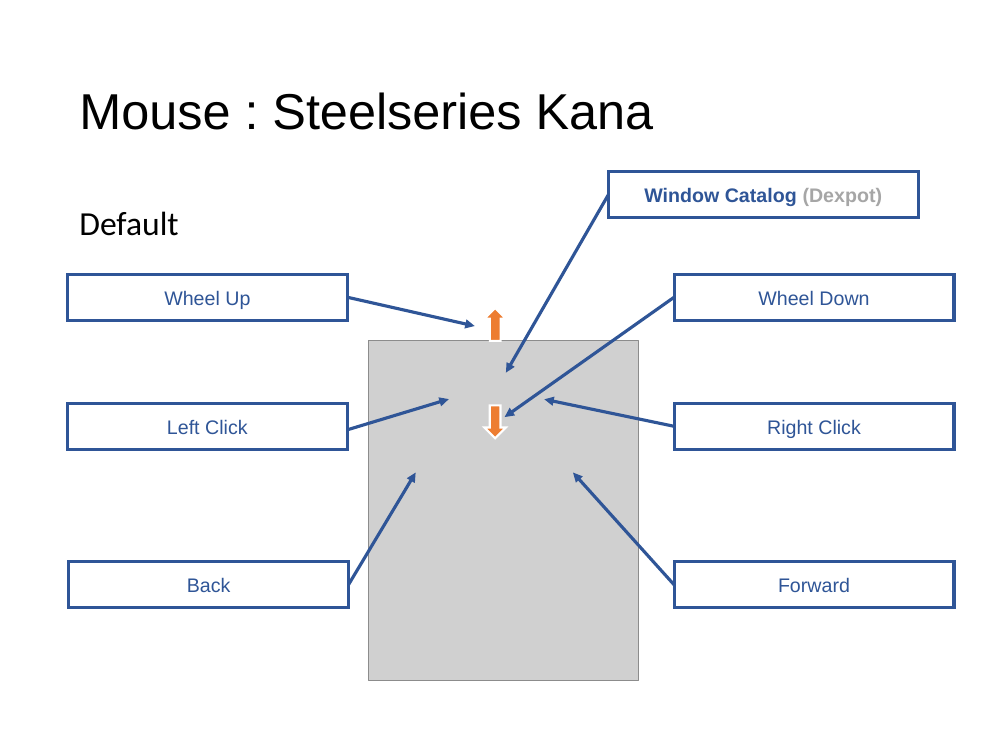
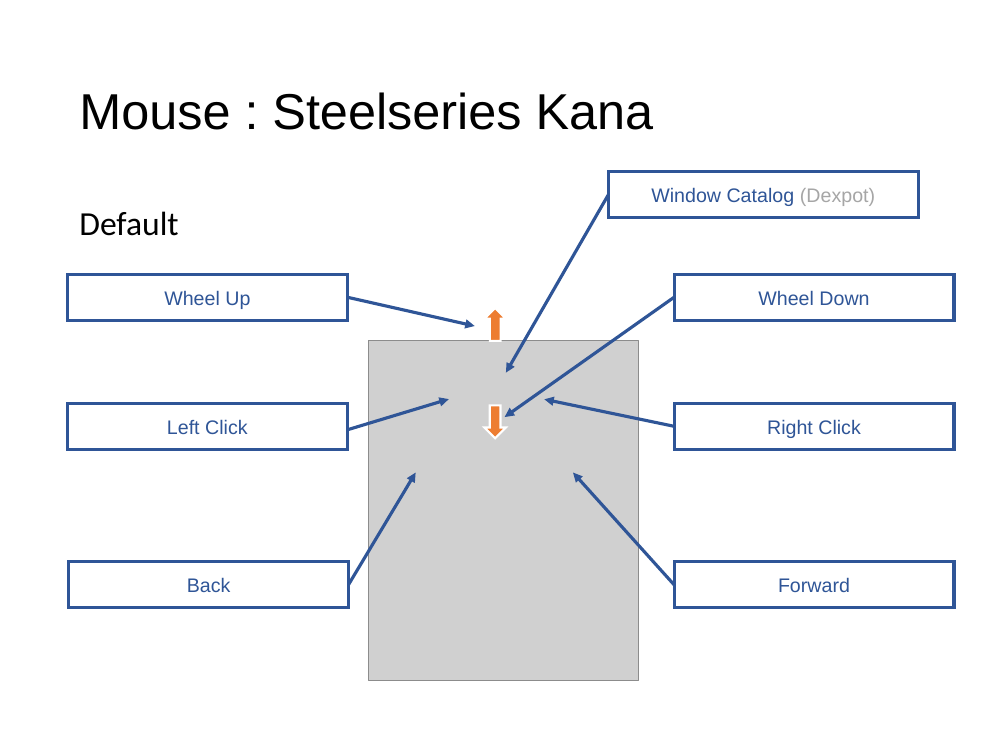
Before and after one commit to ittooo66/myAHK, a slide deck: slide 13 of MANUAL.pptx (slide 11 before the commit). Drawn at 1008x756 pixels with LibreOffice and Linux fonts; fonts in the diff are those of the drawing; grey boxes stand for pictures. Boxes give left, top, right and bottom in pixels: in the first picture for what was removed or moved away, otherwise in the second. Text is boxed around its words. In the diff, an @@ line names an element or a change of style, - is before the commit and + after.

```diff
--- a/MANUAL.pptx
+++ b/MANUAL.pptx
@@ rectangle "Window Catalog (Dexpot)" at bbox=[609, 171, 918, 217]: bold off @@
```
Also in this commit, not shown: 5 other slides changed, 2 slides added.
